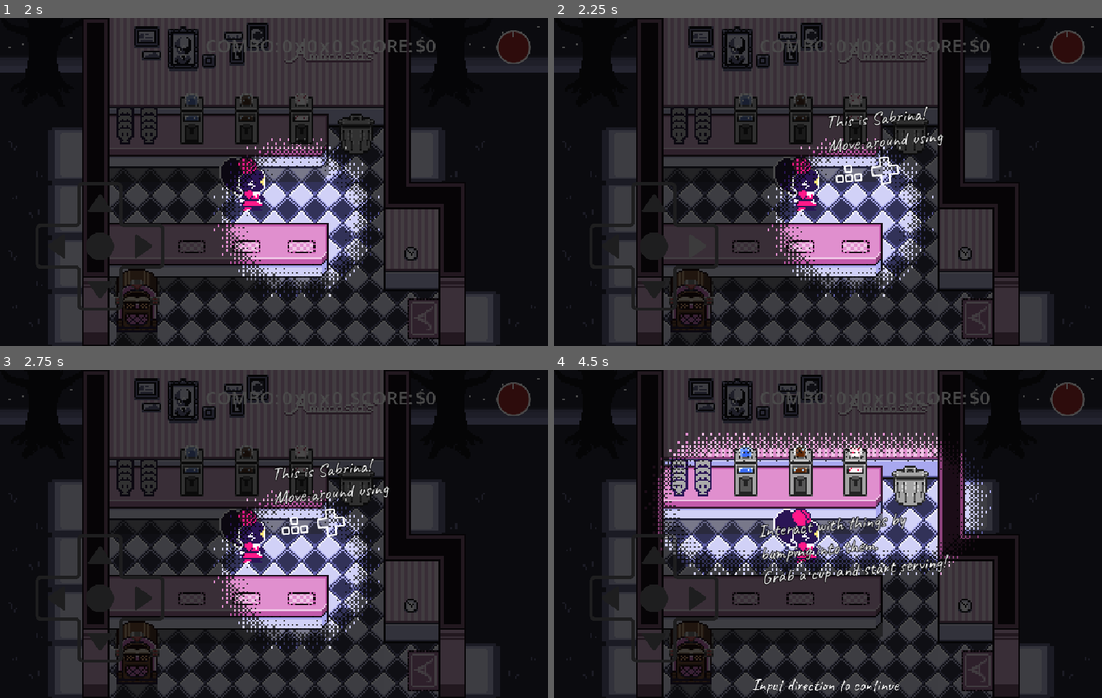
Above: before the commit, frames 1-4 (two rows, left to right).
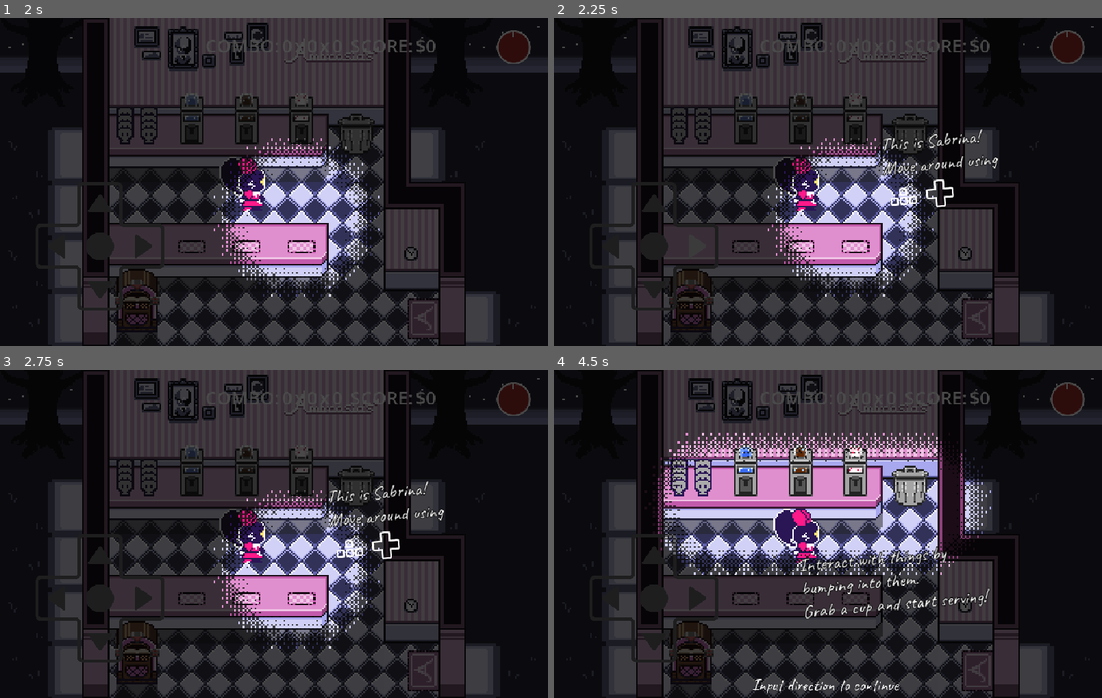
Above: after the commit, the same moments.

Repository: paperman5/godot-wild-95
Game: Godot game, scene res://map/levels/level_1.tscn
The game is run twice, just before and just after one commit, with the same random seed, the same clock (stepped at 60 frames per second) and the same inputs.
Inputs (mouse positions are in pixels of both pictures, inside the frame that each line leads up to):
- Up to frame 1 (2 s): click "BEGIN" at 0.5 s; tap Enter at 1.25 s; move the mouse to (394, 165) at 1.27 s; hold D (move_right) from 1.28 s (still down); click (394, 165) at 1.42 s
- Up to frame 2 (2.25 s): release D (move_right) at 2 s; drag from (718, 198) to (800, 247) at 2.02 s
- Up to frame 3 (2.75 s): no input
- Up to frame 4 (4.5 s): tap Space at 2.75, 4.25 s; move the mouse to (882, 461) at 2.77 s; hold D (move_right) 2.78-3.5 s; tap Enter at 3.5 s; drag from (800, 599) to (663, 484) at 3.52 s; move the mouse to (992, 583) at 4.27 s; hold A (move_left) from 4.28 s (still down)

Frame 1 is identical in both runs. In frame 2, 1.4% of the frame differs, in the area x 50-81%, y 27-58%; in frame 3, 1.4%; in frame 4, 2.5%, in the area x 37-80%, y 43-76%.

Commit message:
Fix tutorial text positioning

Diff:
--- a/game/tutorial_manager.tscn
+++ b/game/tutorial_manager.tscn
@@ -101,7 +101,7 @@
 custom_minimum_size = Vector2(373, 108)
 layout_mode = 0
 offset_right = 373.0
-offset_bottom = 108.0
+offset_bottom = 123.0
 offset_transform_enabled = true
 offset_transform_rotation = -0.08726646
 theme_type_variation = &"TutorialText"
--- a/game/utils.gd
+++ b/game/utils.gd
@@ -70,3 +70,11 @@
 	var p = (win_ft * offset_node.get_global_transform_with_canvas()).origin - win_ft.get_origin()
 	offset_node.free()
 	return p
+
+func get_node_ui_position(node : Node2D, offset := Vector2.ZERO) -> Vector2:
+	var offset_node := Node2D.new()
+	node.add_child(offset_node)
+	offset_node.position = offset
+	var p = offset_node.get_global_transform_with_canvas().get_origin()
+	offset_node.free()
+	return p
--- a/tutorial/move_tutorial.gd
+++ b/tutorial/move_tutorial.gd
@@ -12,8 +12,8 @@
 
 func show_tutorial():
 	sabrina = GameManager.player
-	var sabrina_screen_pos := Utils.get_node_screen_position(sabrina, Vector2(48, -32))
-	var sabrina_pos_2 := Utils.get_node_screen_position(sabrina, Vector2(0, 8))
+	var sabrina_screen_pos := Utils.get_node_ui_position(sabrina, Vector2(48, -32))
+	var sabrina_pos_2 := Utils.get_node_ui_position(sabrina, Vector2(0, 8))
 	var ic_a := Utils.get_node_screen_position(GameManager.level.get_node("IceCreamGlassDispenser"), Vector2(0, -15))
 	var ic_b := Utils.get_node_screen_position(GameManager.level.get_node("IceCreamDispenser4"), Vector2(0, -15))
 	TutorialManager.pause()
